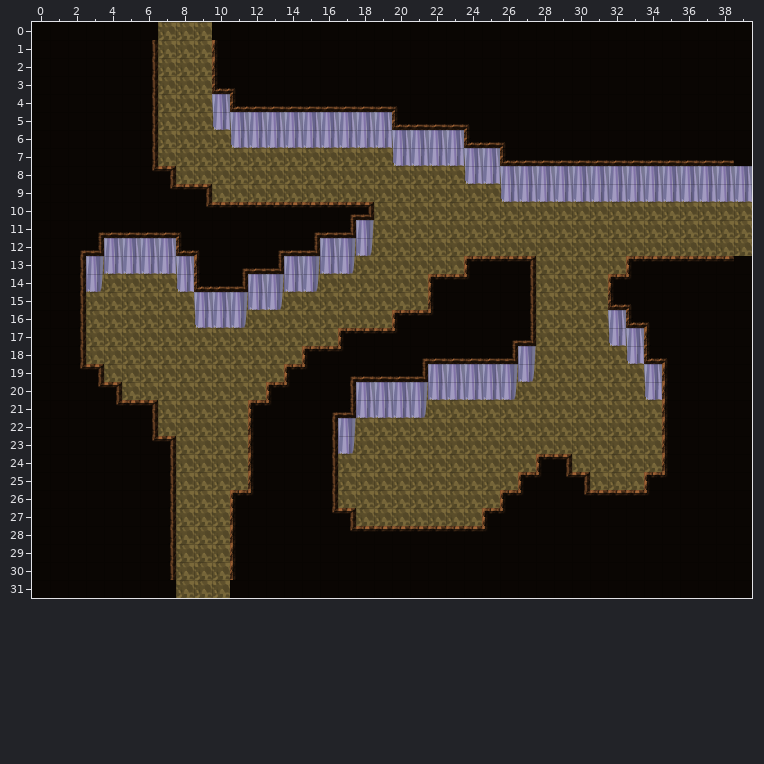
Tiled map (JSON), stored at public/map/cave1.json. Above: the version before the commit.
Cells are 32x32 px. Shown: x 0..39, y 0..31.
After:
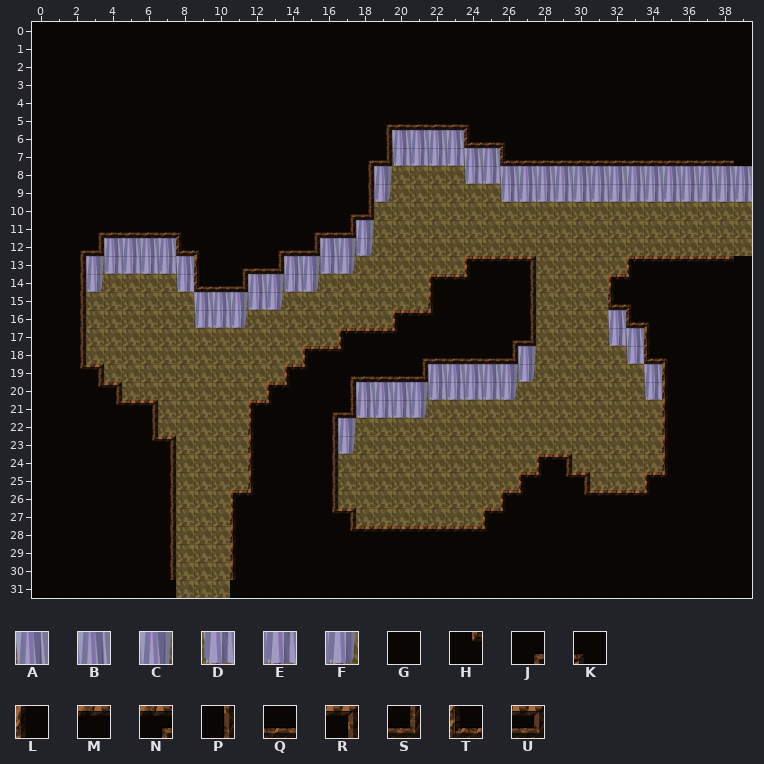
Key: from "cave": A 8, B 9, C 10, D 16, E 17, F 18; from "cave_ceil": G 0, H 2, J 4, K 8, L 16, M 20, N 21, P 24, Q 28, R 36, S 38, T 40, U 45.
_ is an empty cell.
What changed:
Layer "wall":
The author put tile C in row 8 at x 19.
The author put tile F in row 9 at x 19.
Tile A is gone in row 4 at x 10; in row 5 at x 11.
Tile B is gone in row 5 at x 12 to 19.
Tile D is gone in row 5 at x 10; in row 6 at x 11.
Tile E is gone in row 6 at x 12 to 19.
Layer "cave_ceil":
Tile H becomes tile G in row 8 at x 6; in row 9 at x 7; in row 10 at x 9.
Tile K becomes tile G in row 3 at x 11; in row 4 at x 20.
Tile L becomes tile G in rows 1 to 2 at x 10.
Tile M becomes tile G in row 9 at x 8; in row 10 at x 10 to 16.
Tile P becomes tile G in rows 1 to 7 at x 6.
Tile Q becomes tile G in row 4 at x 12 to 19.
Tile R becomes tile G in row 8 at x 7; in row 9 at x 9.
Tile T becomes tile G in row 3 at x 10; in row 4 at x 11.
The author put tile G in rows 0 to 3 at x 7 to 9; in row 4 at x 7 to 10; in rows 5 to 6 at x 7 to 18; in row 7 at x 7 to 17; in row 8 at x 8 to 17; in row 9 at x 10 to 17.
Tile N becomes tile J in row 10 at x 17.
The author put tile J in row 5 at x 19; in row 7 at x 18.
The author put tile P in row 6 at x 19; in rows 8 to 9 at x 18.
Tile T becomes tile Q in row 5 at x 20.
Tile U becomes tile S in row 10 at x 18.
The author put tile S in row 7 at x 19.
